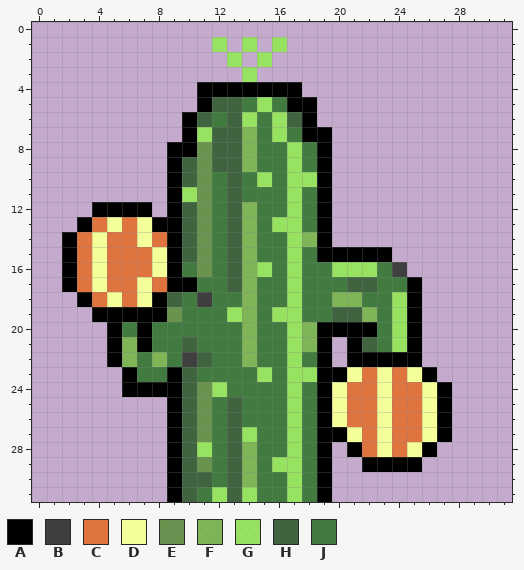
Two states of a pixel-art sprite, Assets/Sprites/CactusPlant/CactusUp4.png. The first picture shows the starting point.
The file is 32x32 pixels.
Palette (. is transparent): A #000000  B #3f3f3f  C #df743f  D #f4ff99  E #5f903fe0  F #71b73fd4  G #8af33fc4  H #40643f  J #417b3f
Pixels before, first column x 2:
 1 ..........G.G.G...........
 2 ...........G.G............
 3 ............G.............
 4 .........AAAAAAA..........
 5 .........AHHJGJAA.........
 6 ........AHJHGJGHA.........
 7 ........AGHHFJGJAA........
 8 .......AAEHHFJJGJA........
 9 .......AHEHHFJJGJA........
10 .......AHEJHJGJGGA........
11 .......AGEJHJJJGJA........
12 ..AAAA.AHEJHFJJGJA........
13 .ACDCDAAHEJHFJGGJA........
14 ACDCCDCAHEJHFJJGFA........
15 ACDCCCDAHEJHFJJGJAAAAA....
16 ACDCCCDAJEJHFGJGJJGGGJB...
17 ACDCCDCAAJJHFJJGJJJHHJJA..
18 .ACDCDAHJBJJFJJGJJFFJJGA..
19 ..AAAAAEJJJGFJGGJJHHFJGA..
20 ...AJAJJJJJJFJJGFAAAAJGA..
21 ...AFAJJHJJJFJJGFA.AHJGA..
22 ...AFJFJBHJJFJJGJA.AAAAA..
23 ....AJJAHJJJJGJGGAADCDCDA.
24 ....AAAAHEGJJJJGJADCCDCCDA
25 .......AHEJHJJJGJADCCDCCDA
26 .......AHEJHJJJGJADCCDCCDA
27 .......AHEJHGJJGJAADCDCCDA
28 .......AHGJHFJJGJA.ACDCDA.
29 .......AHEJHFJGGJA..AAAA..
30 .......AHHJHFJJGJA........
31 .......AHJGHGJJGJA........
The same view after the edit:
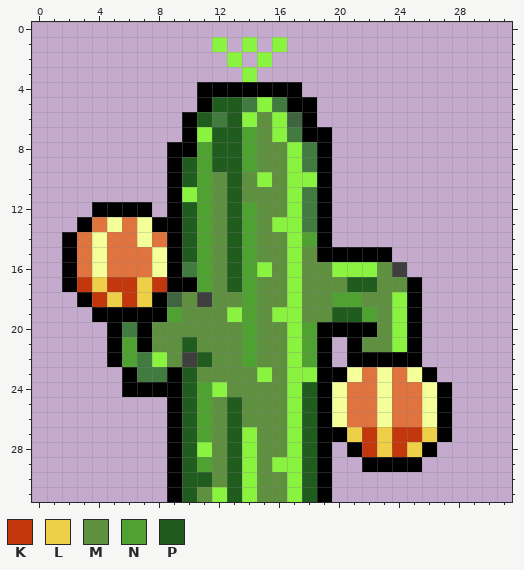
Colours new in this view: K #c2370c  L #edd048  M #5f903f  N #4fa232  P #215c1f
Change:
colour G: #8af33fc4 -> #8af33f
Changed rows in their new state; - is a pixel that keeps its letter.
first column x 3:
 5 ---------PP-------------
 6 --------P-P-M-----------
 7 ---------PPNM-----------
 8 --------NPPNMM----------
 9 -------PNPPNMM----------
10 -------PNMPM-M----------
11 --------NMPMMM----------
12 -------PNMPNMM----------
13 -------PNMPNM-----------
14 -------PNMPNMM-N--------
15 -------PNMPNMM-M--------
16 --------NMPN-M-MM---M---
17 KLKKLK--NMPNMM-MMMPPMM--
18 -KLKL--M-MMNMM-MMNNMM---
19 ------NMMM-NM--MMPPNM---
20 -----MMMMMMNMM-N----M---
21 ---N-MMPMMMNMM-N---MM---
22 ---N-GM-PMMNMM-N--------
23 -------PMMMM-M----------
24 -------PN-MMMM-P--------
25 -------PNMPMMM-P--------
26 -------PNMPMMM-P--------
27 -------PNMP-MM-P--LKLKKL
28 -------P-MPGMM-P---KLKL-
29 -------PNMPGM--P--------
30 -------PPMPGMM-P--------
31 -------PM-P-MM-P--------
Pixel boxes of the changes (left, top, right, bottom) in both pictures:
changed: (77, 37, 437, 502)
